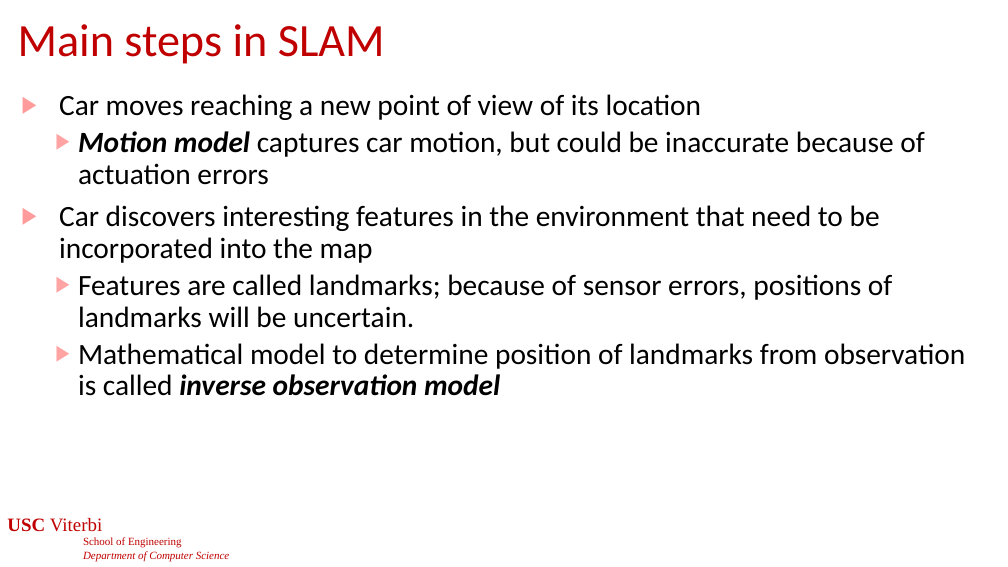
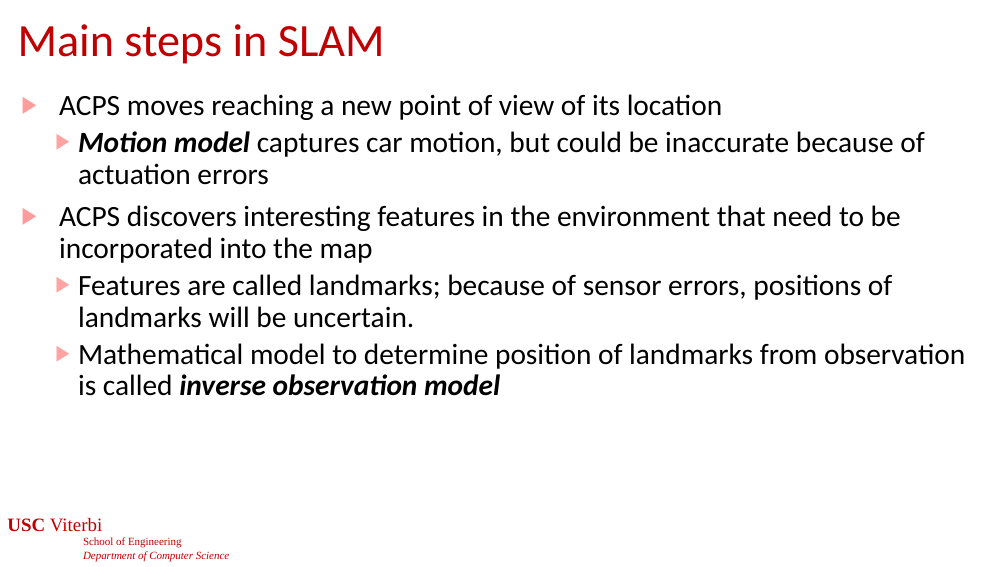
Before and after one commit to jdeshmukh/jdeshmukh.github.io, a slide deck: slide 23 of teaching/cs513slides/lecture11-SensingPerception.pptx (slide 58 before the commit). Drawn at 1008x567 pixels with LibreOffice and Linux fonts; fonts in the diff are those of the drawing; background and template pictures are left out. Boxes give left, top, right and bottom in pixels: in the first picture for what was removed or moved away, otherwise in the second. Text is boxed around its words. In the diff, an @@ line names an element or a change of style, - is before the commit and + after.

```diff
--- a/teaching/cs513slides/lecture11-SensingPerception.pptx
+++ b/teaching/cs513slides/lecture11-SensingPerception.pptx
@@ text at bbox=[59, 94, 722, 120]: text changed @@
-▶ Car moves reaching a new point of view of its location
+▶ ACPS moves reaching a new point of view of its location
@@ text at bbox=[59, 205, 901, 263]: text changed @@
-▶ Car discovers interesting features in the environment that need to be incorporated into the map
+▶ ACPS discovers interesting features in the environment that need to be incorporated into the map
```
Also in this commit, not shown: 10 other slides changed, 36 slides removed, 3 other files.
